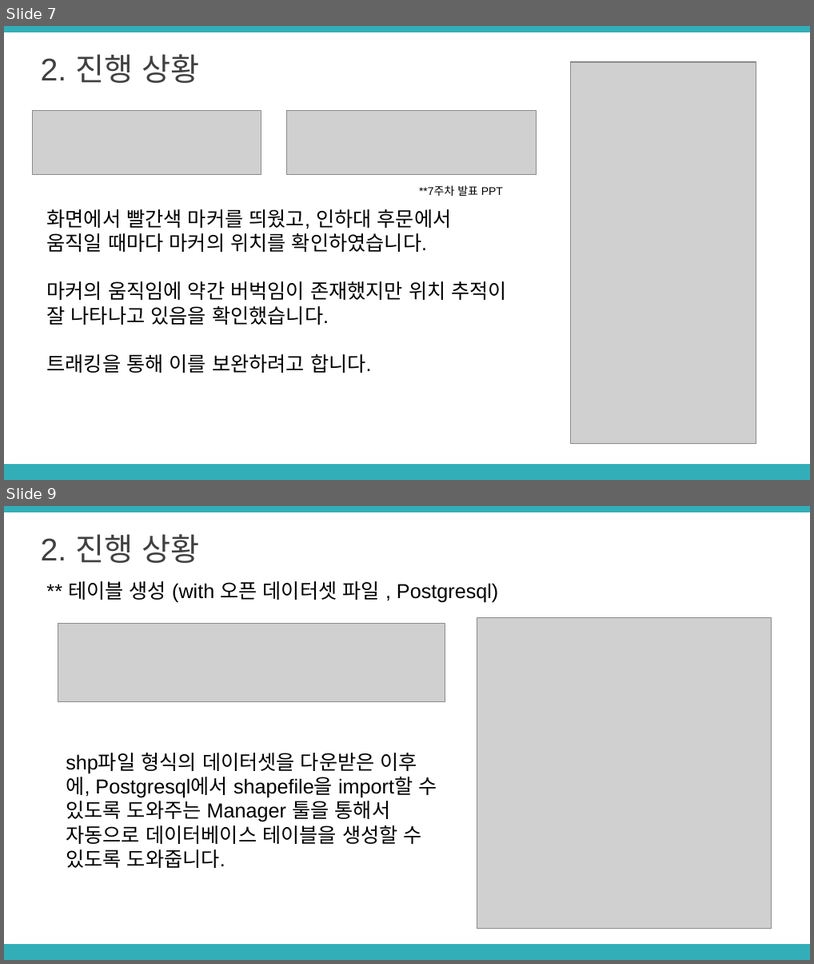
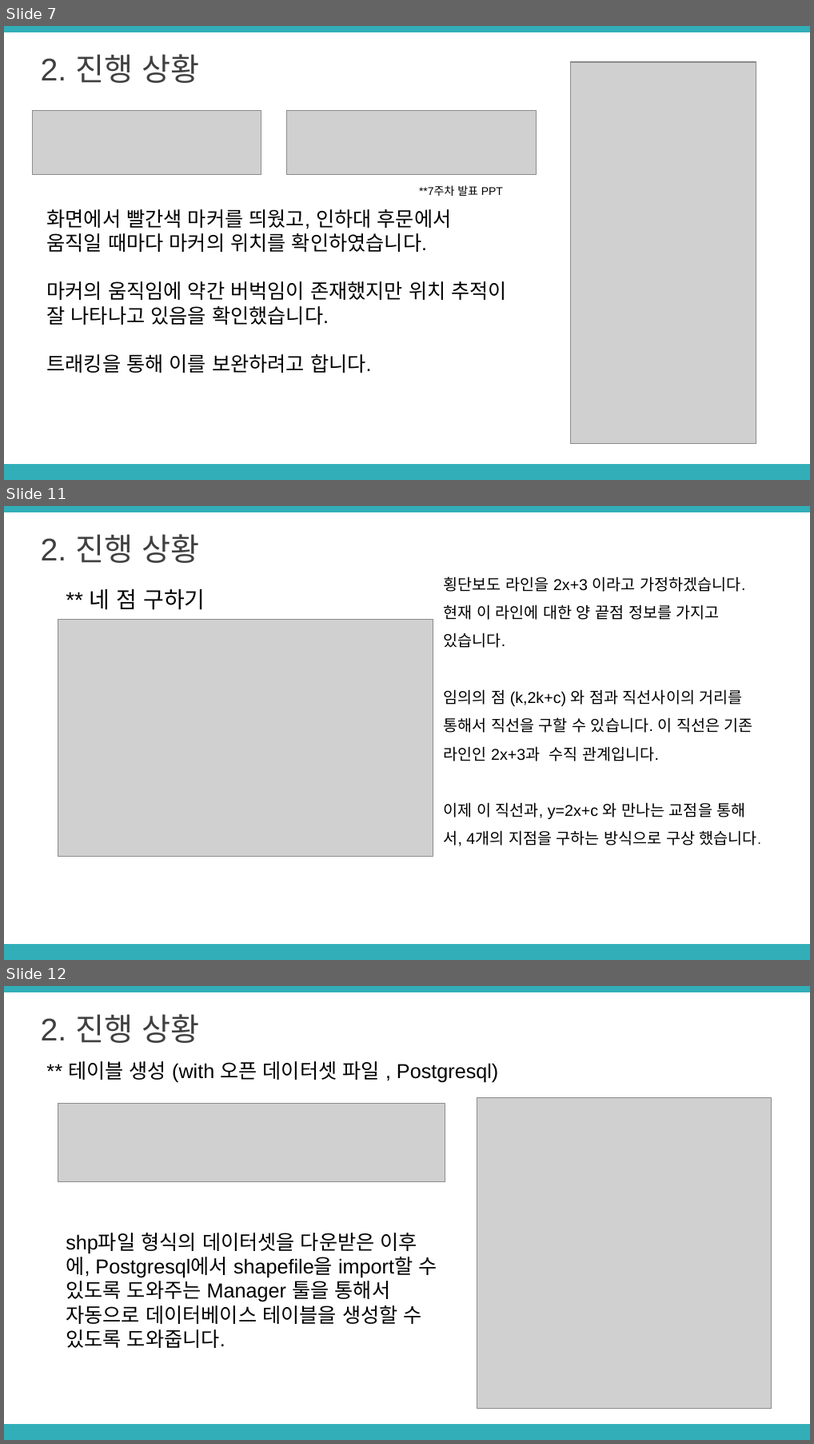
Before and after one commit to LimHyeji/Safety_Assistant, a slide deck: 8주차 중간발표 PPT(6조, 노란돌고래).pptx. Shown one above the other, each under a label of ours: slides 7 and 9 before the commit, slides 7, 11 and 12 after it; the slides between them are not shown. The pictures are 814x964 and 814x1444 pixels, drawn with LibreOffice and Linux fonts; fonts in the diff are those of the drawing; grey boxes stand for pictures. Boxes give left, top, right and bottom in pixels: in the first picture for what was removed or moved away, otherwise in the second. Text is boxed around its words. In the diff, an @@ line names an element or a change of style, - is before the commit and + after.

```diff
--- a/8주차 중간발표 PPT(6조, 노란돌고래).pptx
+++ b/8주차 중간발표 PPT(6조, 노란돌고래).pptx
@@ slide 11 added at [4, 506, 810, 960], background #FFFFFF; not listed: 2 template elements that a slide beside it also shows @@
@@ text added at [41, 534, 199, 563], 28 pt, text #404040 @@
+2. 진행 상황
@@ text added at [443, 576, 758, 846], 14 pt, text #000000 @@
+횡단보도 라인을 2x+3 이라고 가정하겠습니다.
+현재 이 라인에 대한 양 끝점 정보를 가지고 있습니다.
+임의의 점 (k,2k+c) 와 점과 직선사이의 거리를 통해서 직선을 구할 수 있습니다. 이 직선은 기존 라인인 2x+3과 수직 관계입니다.
+이제 이 직선과, y=2x+c 와 만나는 교점을 통해서, 4개의 지점을 구하는 방식으로 구상 했습니다.
@@ text added at [90, 588, 205, 610], 20 pt, text #000000 @@
+** 네 점 구하기
@@ picture added at [58, 619, 434, 856] @@
@@ what was slide 9 is now slide 12 @@
```
Also in this commit, not shown: 1 slide changed, 2 other slides added.
